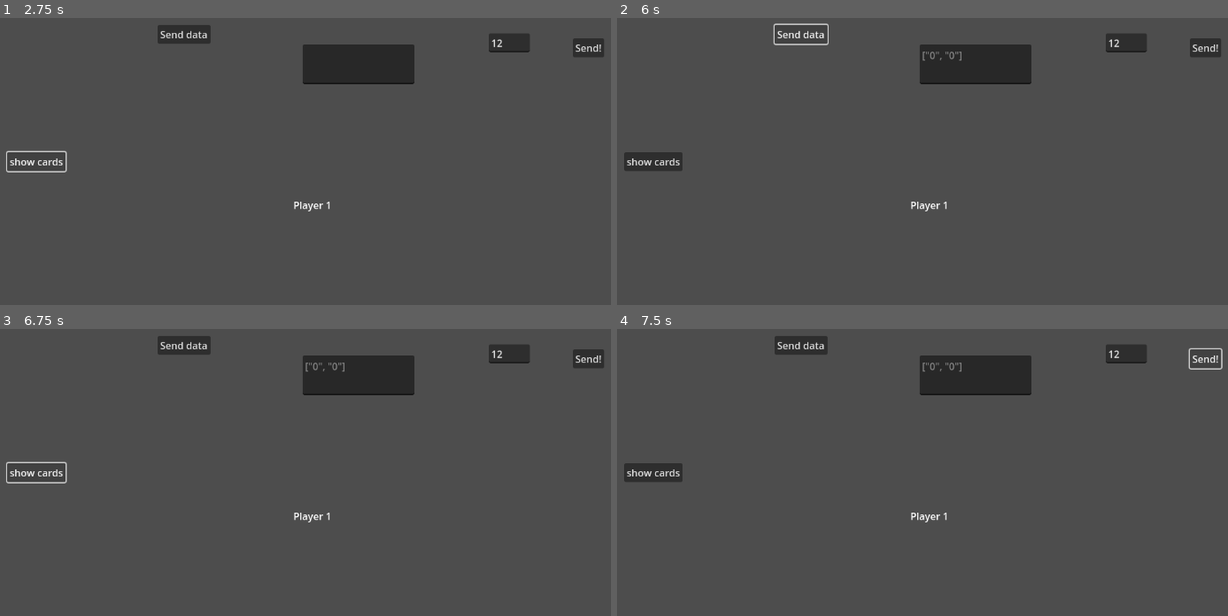
Above: before the commit, frames 1-4 (two rows, left to right).
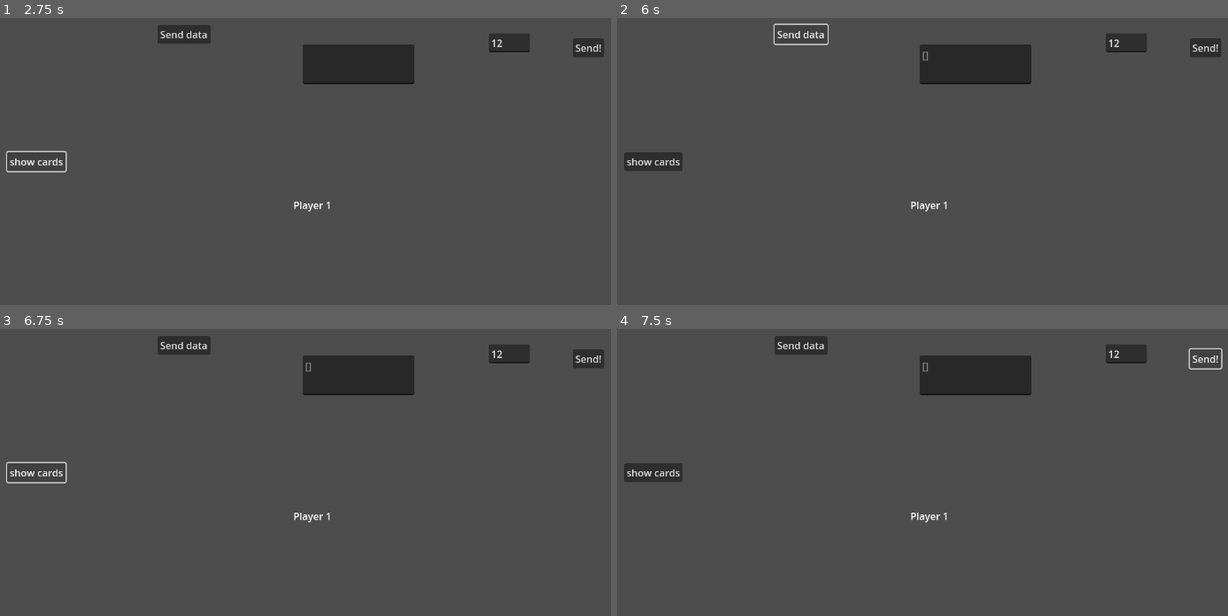
Above: after the commit, the same moments.

Repository: AdminL3/El-Dorado-Assistent
Game: Godot game, scene res://scenes/game.tscn
The game is run twice, just before and just after one commit, with the same random seed, the same clock (stepped at 60 frames per second) and the same inputs.
Inputs (mouse positions are in pixels of both pictures, inside the frame that each line leads up to):
- Up to frame 1 (2.75 s): click "Player 1" at 0.5 s; click (507, 43) at 1.27 s; type "12" at 1.35 s; click "show cards" at 2 s
- Up to frame 2 (6 s): click "Send data" at 2.75 s; click "Send!" at 3.5 s; click "show cards" at 4.25 s; click "Send!" at 5 s; click "Send data" at 5.75 s
- Up to frame 3 (6.75 s): click "show cards" at 6.5 s
- Up to frame 4 (7.5 s): click "Send!" at 7.25 s

Frame 1 is identical in both runs. In frame 2, less than 0.1% of the frame differs, in the area x 50-57%, y 11-15%; in frame 3, less than 0.1%; in frame 4, less than 0.1%.
Error after the commit: Invalid assignment of property or key 'text' with value of type 'String' on a base object of type 'null instance'. (res://scripts/manager.gd:92)

Commit message:
worked in skl
updated code

Diff:
--- a/scripts/manager.gd
+++ b/scripts/manager.gd
@@ -1,6 +1,7 @@
 extends Node
 
-var playerselected = 0
+var playerselected
+var ishost = false
 
 var startcards = []
 var cards = {
@@ -26,83 +27,80 @@
 	19 : "Ureinwohner",
 	20 : "Kaptain"
 }
-
-var h1 = []
-var n1 = []
-var o1 = []
-var p1 = [h1, n1, o1]
-
-var h2 = []
-var n2 = []
-var o2 = []
-var p2 = [h2, n2, o2]
-
-var h3 = []
-var n3 = []
-var o3 = []
-var p3 = [h3, n3, o3]
-
-var h4 = []
-var n4 = []
-var o4 = []
-var p4 = [h4, n4, o4]
-
-var players = [p1, p2, p3, p4]
+var prices = {
+	3 : 1,
+	4 : 3,
+	5 : 2,
+	6 : 2,
+	7 : 3,
+	8 : 4,
+	9 : 4,
+	10 : 4,
+	11 : 5,
+	12 : 3,
+	13 : 3,
+	14 : 5,
+	15 : 4,
+	16 : 2,
+	17 : 4,
+	18 : 3,
+	19 : 5,
+	20 : 2
+
+}
+
+var hand = []
+var new = []
+var old = []
+var player = [hand, new, old]
+
 
 var store = []
 
 
-@onready var newbox = $PlayerCAM/New
-@onready var handbox = $PlayerCAM/Hand
-@onready var oldbox = $PlayerCAM/Old
-
-
-func if_is_host():
-	#shuffle starter cards into hands
-	for i in range(4):
-		startcards = [0, 0, 0, 0, 1, 1, 1, 2]
-		var player = players[i]
-		var new = player[1]
-		var hand = player[0]
-		for x in 8:
-			var card = startcards.pick_random()
-			new.append(card)
-			startcards.erase(card)
-		#put 4 cards in hand
-		for x in range(4):
-			hand.append(new[0])
-			new.remove_at(0)
-
-	print("Drawer:")
-	print(n1,n2,n3,n4)
-	print("Hands:")
-	print(h1,h2,h3,h4)
-
+
+@onready var intro_cam = $IntroCAM
+@onready var player_cam = $PlayerCAM
+
+
+@onready var newbox = $New
+@onready var handbox = $Hand
+@onready var oldbox = $Old
+
+
+
+func setstore():
 	#add store cards
 	for i in 18:
 		store.append(3)
-	if !playerselected==4:
-		var playe = players[playerselected]
-		var hand = playe[0]
-		var new = playe[1]
-		var old = playe[2]
-		handbox.text = str(hand)
-		newbox.text = str(new)
-		oldbox.text = str(old)
-
-
-func showcards(player):
-	var playe = players[player]
-	print("Hand: " + str(playe[0]))
-	print("New: " + str(playe[1]))
-	print("Old: " + str(playe[2]))
-
-
-func draw(player):
-	var playe = players[player]
-	var hand = playe[0]
-	var new = playe[1]
-	var old = playe[2]
+	print(store)
+
+func register_player():
+	#shuffle starter cards into hands
+	startcards = [0, 0, 0, 0, 1, 1, 1, 2]
+	for x in 8:
+		var card = startcards.pick_random()
+		new.append(card)
+		startcards.erase(card)
+
+	print("Drawer:")
+	print(new)
+	print("Hand:")
+	print(hand)
+
+
+	handbox.text = str(hand)
+	newbox.text = str(new)
+	oldbox.text = str(old)
+
+
+func showcards():
+	print("Hand: " + hand)
+	print("New: " + new)
+	print("Old: " + old)
+
+
+func draw():
 	if hand.size() < 4:
 		if new.size() !=0:
 			hand.append(new[0])
@@ -119,16 +117,9 @@
 	handbox.text = str(hand)
 	newbox.text = str(new)
 	oldbox.text = str(old)
-	print(hand)
-	print(new)
-	print(old)
-
-
-func playcard(card, player):
-	var playe = players[player]
-	var hand = playe[0]
-	var new = playe[1]
-	var old = playe[2]
+
+
+func playcard(card):
 	if hand.has(card):
 		old.append(card)
 		hand.erase(card)
@@ -136,21 +127,12 @@
 	else:
 		print("Dont have card")
 
-	playe = players[playerselected]
-	hand = playe[0]
-	new = playe[1]
-	old = playe[2]
-	handbox.text = str(hand)
-	newbox.text = str(new)
-	oldbox.text = str(old)
-	print(hand)
-	print(new)
-	print(old)
-
-
-func checkvalue(player):
-	var playe = players[player]
-	var hand = playe[0]
+	handbox.text = str(hand)
+	newbox.text = str(new)
+	oldbox.text = str(old)
+
+
+func checkvalue():
 	var value = 0
 	var size = hand.size()
 	for x in hand:
@@ -184,30 +166,47 @@
 
 
 
-	#shopcard means its the x card in the shop
-
-
-func buycard(shopcard, player):
-	var cardvalue = checkvalue(player)
-	print("Card Value: " + str(cardvalue))
-	#is card available?
-	var amount = store[shopcard]
-	print(amount)
-	if amount == 0:
-		print("No have")
-	else:
-		store[shopcard] = store[shopcard]-1
-	print(store[shopcard])
-
-
-
-
-
-
-
-
-@onready var intro_cam = $IntroCAM
-@onready var player_cam = $PlayerCAM
+
+@onready var line = $line
+
+
+func _on_buycard_0_pressed():
+	buycard(int(line.text))
+
+
+#shopcard is the buywant card in the shop
+func buycard(shopcard):
+	#is it a shopcard?
+	if shopcard > 2:
+		#its a card that can be bought
+
+		#money
+		var cardvalue = checkvalue()
+		print("Card Value: " + str(cardvalue))
+
+		#enough money?
+		if cardvalue >= prices[shopcard]:
+
+			#how many cards
+			var amount = store[shopcard]
+
+			#enough cards?
+			if amount != 0:
+				#buycard
+				print(str(amount) + " available")
+				store[shopcard] = store[shopcard]-1
+				old.append(shopcard)
+			else:
+				print("No more left")
+
+	handbox.text = str(hand)
+	newbox.text = str(new)
+	oldbox.text = str(old)
+	#sent store around
+	modify_people()
+
+
+
 
 
 
@@ -216,11 +215,12 @@
 func _ready():
 	if OS.has_feature("dedicated_server"):
 		print("Starting dedicated server...")
+		ishost = true
 		become_host()
+		setstore()
 	else:
+		print("Starting client side...")
 		become_client()
-		print("Starting client side...")
-
 
 func joinas1():
 	loadscene(0)
@@ -233,38 +233,30 @@
 
 func joinas4():
 	loadscene(3)
-
-
 
 func loadscene(player):
 	intro_cam.enabled = false
 	playerselected = player
-	print("Player " + str(playerselected)+ " joined room")
-
-
+	register_player()
+	print("Player " + str(playerselected) + " joined room")
 
 var peer = ENetMultiplayerPeer.new()
-var people = []
+
 @onready var display = $Display
-
-
 
 func become_host():
 	peer.create_server(8080)
 	multiplayer.multiplayer_peer = peer
-
 	multiplayer.peer_connected.connect(_on_peer_connected)
 	multiplayer.peer_disconnected.connect(_on_peer_disconnected)
 
 func _on_peer_connected(id):
 	print("Client connected with ID: %d" % id)
+	rpc_id(id, "broadcast_people", store)  # Send the store array to the newly connected client
 	_update_text()
 
 func _on_peer_disconnected(id):
 	print("Client disconnected with ID: %d" % id)
-	people.erase(id)
-	print(people)
-
 
 func become_client():
 	peer.create_client("localhost", 8080)
@@ -273,28 +265,20 @@
 
 func _on_connected(id):
 	if id == multiplayer.get_unique_id():
+		print("Connected to server with ID: %d" % id)
 		_update_text()
 
-#linked button
+# Linked button
 func modify_people():
-	people.append("0")
-	rpc("broadcast_people", people)
-	print("People modified and broadcasted: ", people)
+	rpc("broadcast_people", store)
+	print("New: ", store)
 	_update_text()
 
 @rpc("any_peer")
-func broadcast_people(updated_people):
-	people = updated_people
-	print("People received and updated by client: ", people)
+func broadcast_people(updated_store):
+	store = updated_store
+	print("People received and updated by client: ", store)
 	_update_text()
 
-
 func _update_text():
-	# Update the text edit with the current people array
-	display.text = str(people)
-
-
-
-
-func _on_showcards_pressed():
-	showcards(0)
+	display.text = str(store)
